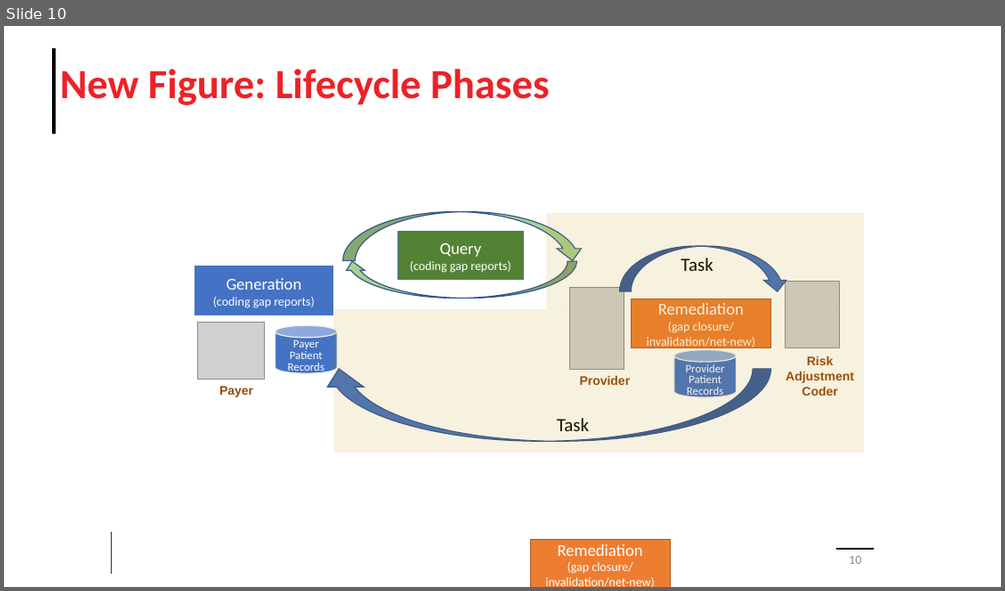
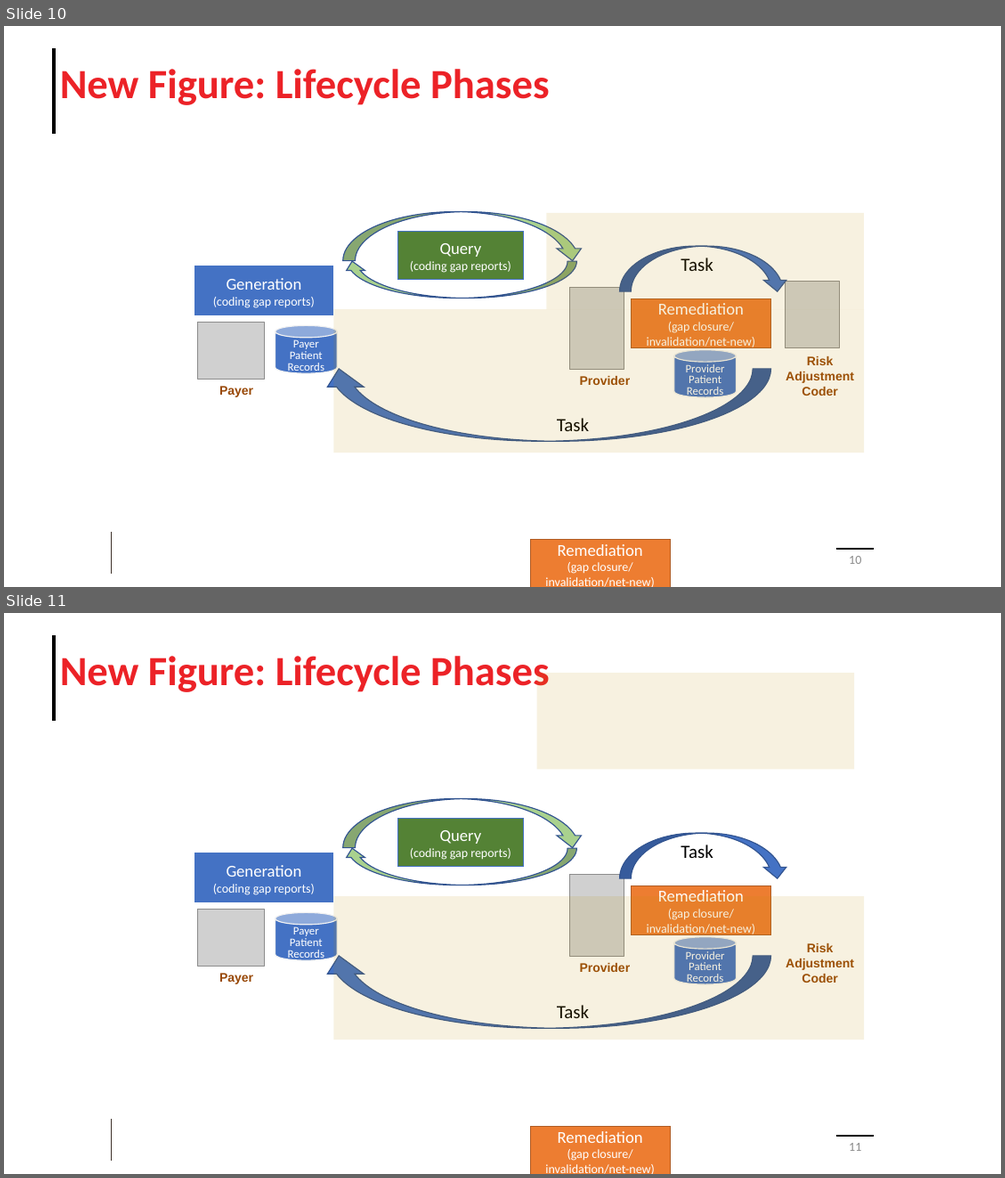
Before and after one commit to HL7/davinci-ra, a slide deck: input/images/Source/Risk Adjustment Images.pptx. Shown one above the other, each under a label of ours: slide 10 before the commit, slides 10 and 11 after it. The pictures are 1005x591 and 1005x1178 pixels, drawn with LibreOffice and Linux fonts; fonts in the diff are those of the drawing; grey boxes stand for pictures; background and template pictures are left out. Boxes give left, top, right and bottom in pixels: in the first picture for what was removed or moved away, otherwise in the second. Text is boxed around its words. In the diff, an @@ line names an element or a change of style, - is before the commit and + after.

```diff
--- a/input/images/Source/Risk Adjustment Images.pptx
+++ b/input/images/Source/Risk Adjustment Images.pptx
@@ slide 11 added at bbox=[4, 613, 1001, 1174], background #FFFFFF; not listed: 3 template elements that a slide beside it also shows @@
@@ title added at bbox=[60, 656, 549, 692], 40 pt, text #EC2227, bold @@
+New Figure: Lifecycle Phases
@@ rectangle added at bbox=[537, 673, 855, 770], fill #BF9000 at 12% opacity @@
@@ curved down arrow added at bbox=[343, 798, 584, 848], fill #A9D18E, outline #325491 1 pt @@
@@ rectangle added at bbox=[397, 818, 524, 867], fill #548235, outline #4472C4 1 pt, 12 pt, text #FFFFFF @@
+Query
+(coding gap reports)
@@ curved down arrow added at bbox=[343, 848, 577, 884], fill #A9D18E, outline #325491 1 pt @@
@@ curved down arrow added at bbox=[619, 833, 788, 878], fill #4472C4, outline #325491 1 pt @@
@@ text added at bbox=[680, 844, 712, 858], 18 pt, text #000000 @@
+Task
@@ rectangle added at bbox=[194, 853, 333, 901], fill #4472C4, outline #4472C4 1 pt, 12 pt, text #FFFFFF @@
+Generation
+(coding gap reports)
@@ picture added at bbox=[570, 875, 624, 957] @@
@@ rectangle added at bbox=[334, 896, 864, 1040], fill #BF9000 at 12% opacity @@
@@ rectangle added at bbox=[631, 886, 771, 935], fill #ED7D31, outline #AF5C24 1 pt, 12 pt, text #FFFFFF @@
+Remediation
+(gap closure/ invalidation/net-new)
@@ picture added at bbox=[198, 909, 264, 966] @@
@@ cylinder added at bbox=[275, 912, 338, 960], fill #4472C4, outline #F2F2F2 1 pt, 11 pt, text #FFFFFF @@
+Payer Patient Records
@@ curved down arrow added at bbox=[321, 956, 771, 1028], fill #4472C4, outline #325491 1 pt @@
@@ cylinder added at bbox=[674, 937, 736, 984], fill #4472C4, outline #F2F2F2 1 pt, 11 pt, text #FFFFFF @@
+Provider Patient Records
@@ text added at bbox=[785, 943, 854, 982], 12 pt, text #984807, bold @@
+Risk Adjustment Coder
@@ text added at bbox=[219, 973, 253, 984], 12 pt, text #984807, bold @@
+Payer
@@ text added at bbox=[580, 963, 631, 972], 12 pt, text #984807, bold @@
+Provider
@@ text added at bbox=[557, 1005, 589, 1018], 18 pt, text #000000 @@
+Task
@@ rectangle added at bbox=[531, 1127, 671, 1174], fill #ED7D31, outline #AF5C24 1 pt, 12 pt, text #FFFFFF @@
+Remediation
+(gap closure/ invalidation/net-new)
@@ page number added at bbox=[849, 1143, 861, 1151], 12 pt, text #8C8C8C @@
+11
```
Also in this commit, not shown: 1 other slide added, 6 other files.
